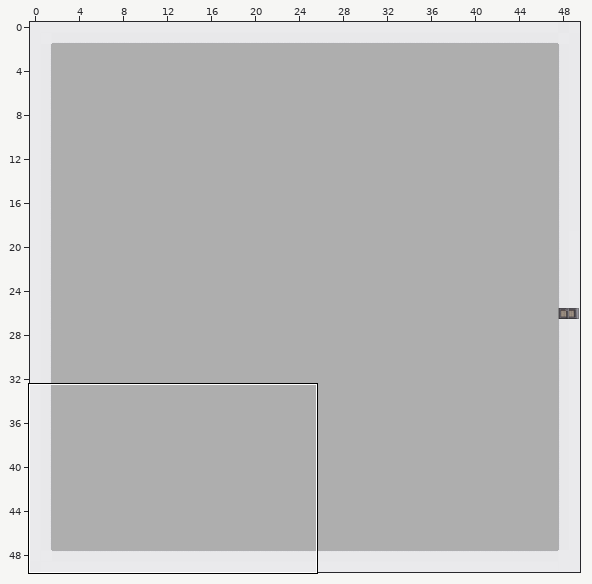
Two versions of a level (Tiled map (JSON), map/baltic.json). Above, an overview of the earlier version with the close-up marked.
Close-up. Old version:
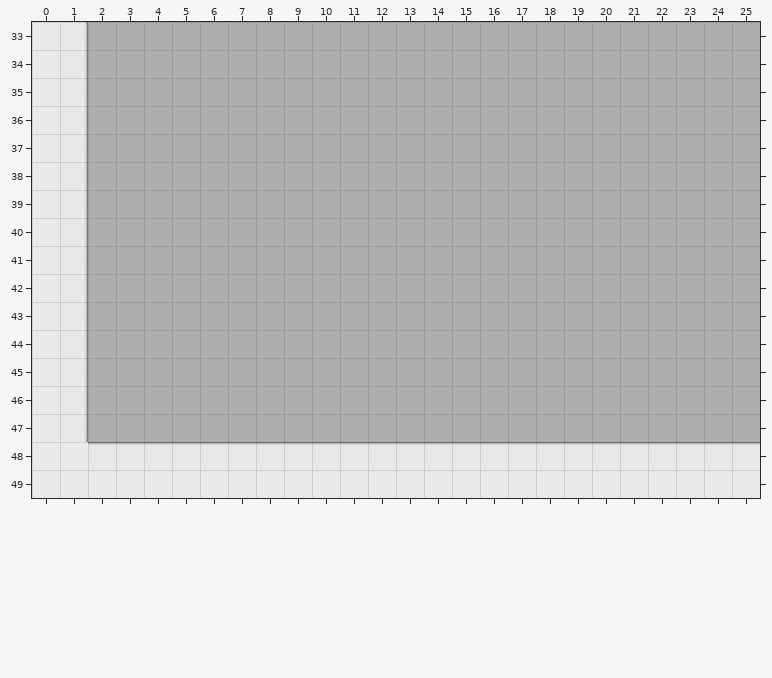
Cells are 32x32 px. Shown: x 0..25, y 33..49. The commit also changed other parts of the map, which this record leaves out. Not drawn, because the pictures are missing: unchanged layer "collides".
The result:
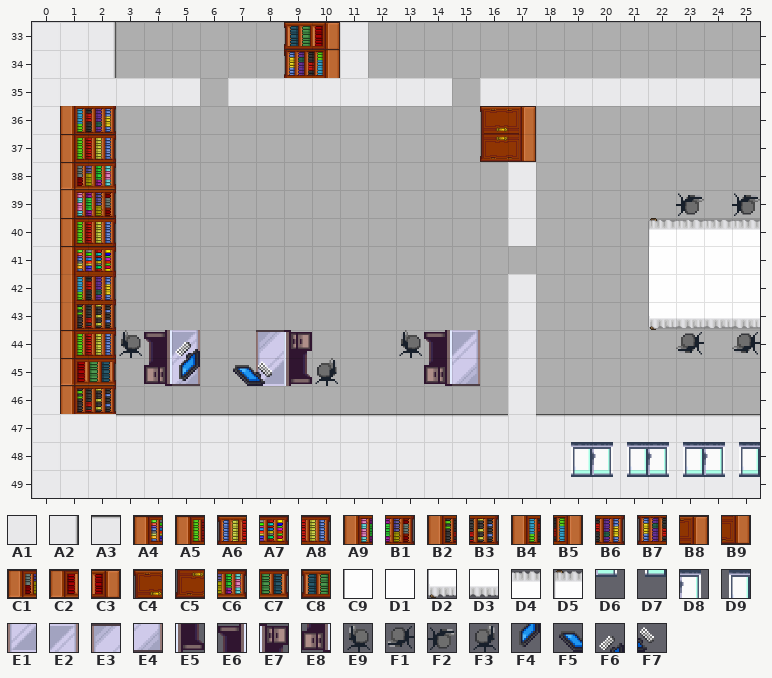
Key: from "cija_32x32_expansion for Pipoy": A1 721, A2 992, A3 992 turned 270, A4 1254 turned 270, A5 1255 turned 270, A6 1268 turned 90, A7 1269 turned 270, A8 1270 turned 270, A9 1285 turned 270, B1 1300 turned 270, B2 1313 turned 270, B3 1328 turned 270, B4 1344 turned 270, B5 1344 turned 90, B6 1359 turned 270, B7 1359 turned 90, B8 1368 turned 90, B9 1369 turned 90, C1 1373 turned 270, C2 1375 turned 270, C3 1375 turned 90, C4 1383 turned 90, C5 1384 turned 90, C6 1388 turned 270, C7 1390 turned 270, C8 1390 turned 90, C9 1445, D1 1446, D2 1460, D3 1461, D4 1461 turned 180, D5 1462 turned 180; from "tilesets_deviant_milkian_1": D6 14 turned 180, D7 15 turned 180, D8 30 turned 180, D9 31 turned 180, E1 48 turned 270, E2 48 turned 90, E3 49 turned 270, E4 49 turned 90, E5 64 turned 270, E6 64 turned 90, E7 65 turned 270, E8 65 turned 90, E9 114, F1 114 turned 270, F2 114 turned 90, F3 115, F4 189 turned 180, F5 189 turned 270, F6 205 turned 180, F7 205 turned 270.
__ is an empty cell.
Tiles of an added or newly shown layer are drawn over the layers below it.
Changes in this commit:
Layer "bottomWall" (added):
Tile A1 is added in rows 33 to 34 at x 1 and 11; in row 35 at x 1 to 5, 7 to 14 and 16 to 25; in rows 38 to 40 at x 17; in rows 42 to 46 at x 17; in row 47 at x 1 to 2 and 17; in row 48 at x 2 to 25.
Tile A2 is added in rows 33 to 34 at x 2; in rows 36 to 46 at x 2.
Tile A3 is added in row 47 at x 3 to 16 and 18 to 25.
Layer "objects" (added):
Tile A6 is added in row 34 at x 9.
Tile C3 is added in row 33 at x 10.
Tile C8 is added in row 33 at x 9.
Tile C9 is added in rows 41 to 42 at x 22.
Tile D1 is added in rows 41 to 42 at x 23 to 25.
Tile D2 is added in row 43 at x 22.
Tile D3 is added in row 43 at x 23 to 25.
Tile D4 is added in row 40 at x 23 to 25.
Tile D5 is added in row 40 at x 22.
Tile E1 is added in row 45 at x 8.
Tile E2 is added in row 44 at x 5 and 15.
Tile E3 is added in row 44 at x 8.
Tile E4 is added in row 45 at x 5 and 15.
Tile E5 is added in row 45 at x 9.
Tile E6 is added in row 44 at x 4 and 14.
Tile E7 is added in row 44 at x 9.
Tile E8 is added in row 45 at x 4 and 14.
Tile E9 is added in row 44 at x 3 and 13.
Tile F1 is added in row 44 at x 23 and 25.
Tile F2 is added in row 39 at x 23 and 25.
Tile F3 is added in row 45 at x 10.
Layer "topobjects" (added):
Tile A4 is added in row 41 at x 1.
Tile A5 is added in row 37 at x 1; in row 40 at x 1; in row 44 at x 1.
Tile A7 is added in row 41 at x 2.
Tile A8 is added in row 37 at x 2; in row 40 at x 2; in row 44 at x 2.
Tile A9 is added in row 39 at x 1.
Tile B1 is added in row 39 at x 2.
Tile B2 is added in row 43 at x 1; in row 46 at x 1.
Tile B3 is added in row 43 at x 2; in row 46 at x 2.
Tile B4 is added in row 36 at x 1; in row 42 at x 1.
Tile B5 is added in row 34 at x 10.
Tile B6 is added in row 36 at x 2; in row 42 at x 2.
Tile B7 is added in row 34 at x 9.
Tile B8 is added in row 36 at x 17.
Tile B9 is added in row 37 at x 17.
Tile C1 is added in row 38 at x 1.
Tile C2 is added in row 45 at x 1.
Tile C4 is added in row 36 at x 16.
Tile C5 is added in row 37 at x 16.
Tile C6 is added in row 38 at x 2.
Tile C7 is added in row 45 at x 2.
Tile F4 is added in row 45 at x 5.
Tile F5 is added in row 45 at x 7.
Tile F6 is added in row 44 at x 5.
Tile F7 is added in row 45 at x 8.
Layer "top":
Tile D6 is added in row 49 at x 20, 22 and 24.
Tile D7 is added in row 49 at x 19, 21, 23 and 25.
Tile D8 is added in row 48 at x 20, 22 and 24.
Tile D9 is added in row 48 at x 19, 21, 23 and 25.
Changed places in both close-ups, as pixel boxes (x1, y1, x2, y2):
added: (60, 22, 760, 477)
